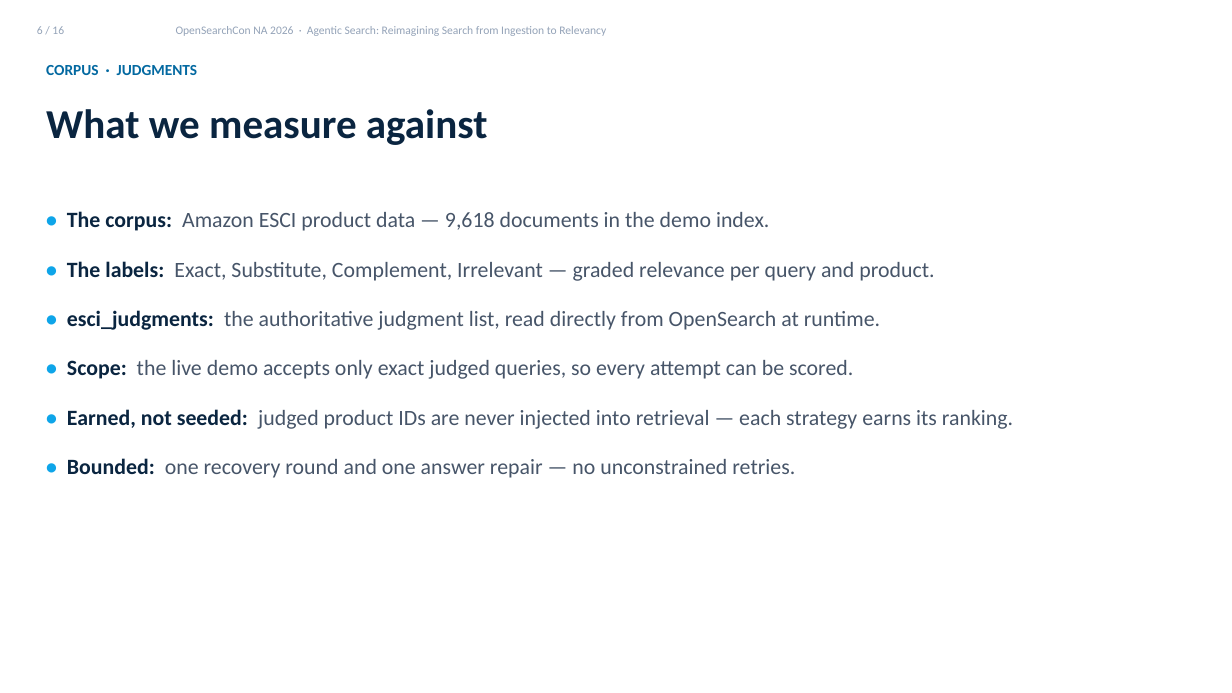
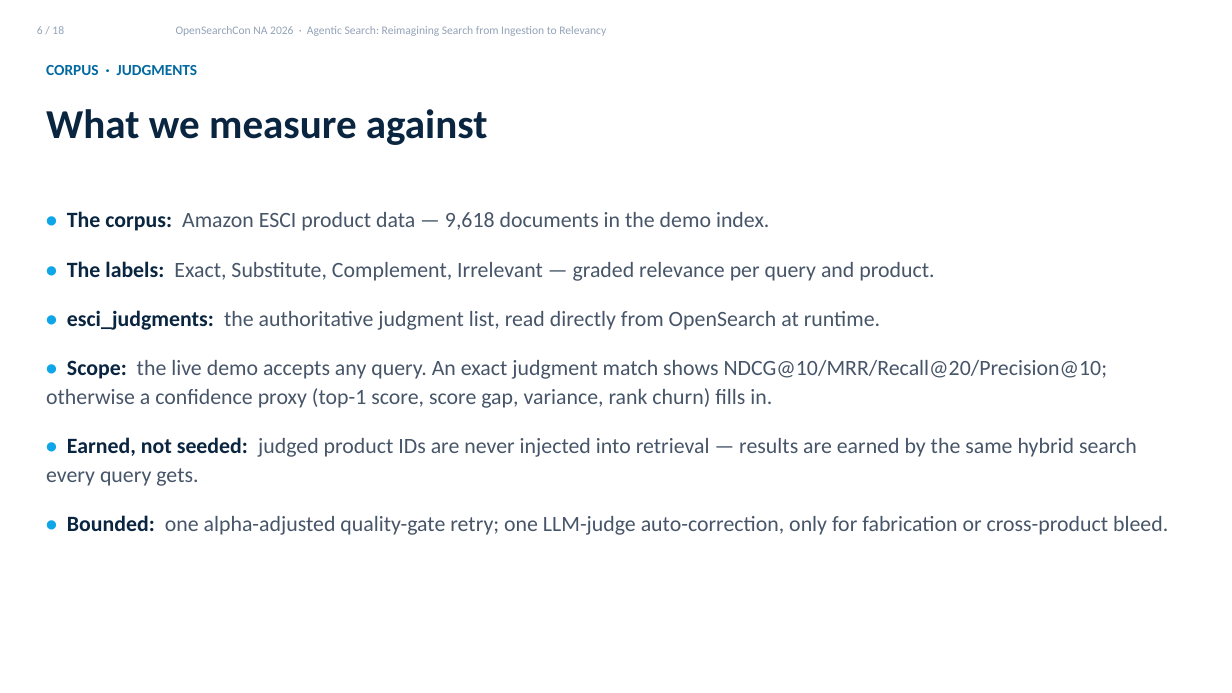
Before and after one commit to kmwtechnology/opensearch2026-agentic-search, a slide deck: slide 6 of docs/presentation/Agentic Search Talk Draft.pptx. Drawn at 1232x693 pixels with LibreOffice and Linux fonts; fonts in the diff are those of the drawing. Boxes give left, top, right and bottom in pixels: in the first picture for what was removed or moved away, otherwise in the second. Text is boxed around its words. In the diff, an @@ line names an element or a change of style, - is before the commit and + after.

```diff
--- a/docs/presentation/Agentic Search Talk Draft.pptx
+++ b/docs/presentation/Agentic Search Talk Draft.pptx
@@ text at bbox=[46, 360, 1168, 535]: text changed @@
-• Scope: the live demo accepts only exact judged queries, so every attempt can be scored.
-• Earned, not seeded: judged product IDs are never injected into retrieval — each strategy earns its ranking.
-• Bounded: one recovery round and one answer repair — no unconstrained retries.
+• Scope: the live demo accepts any query. An exact judgment match shows NDCG@10/MRR/Recall@20/Precision@10; otherwise a confidence proxy (top-1 score, score gap, variance, rank churn) fills in.
+• Earned, not seeded: judged product IDs are never injected into retrieval — results are earned by the same hybrid search every query gets.
+• Bounded: one alpha-adjusted quality-gate retry; one LLM-judge auto-correction, only for fabrication or cross-product bleed.
```
Also in this commit, not shown: 13 other slides changed, 2 slides added.
